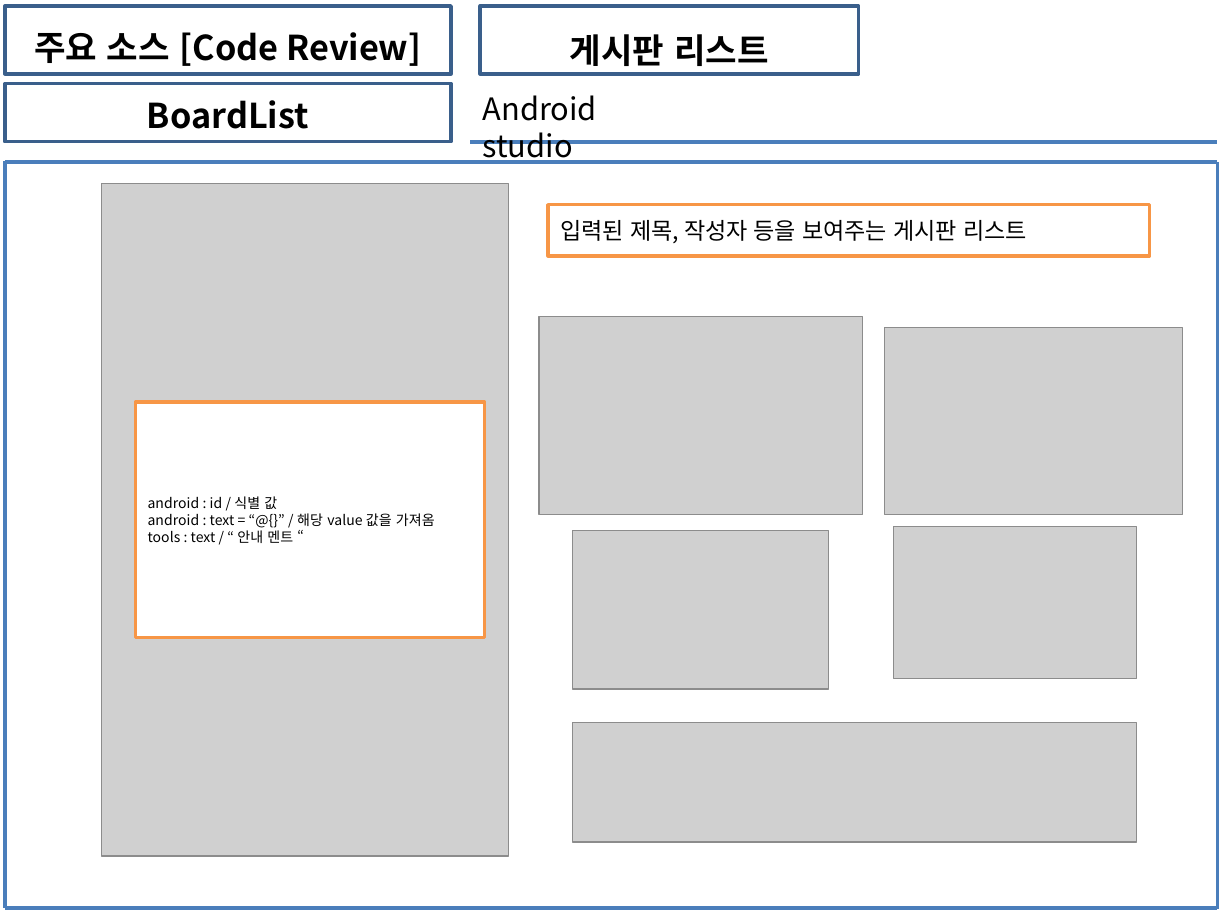
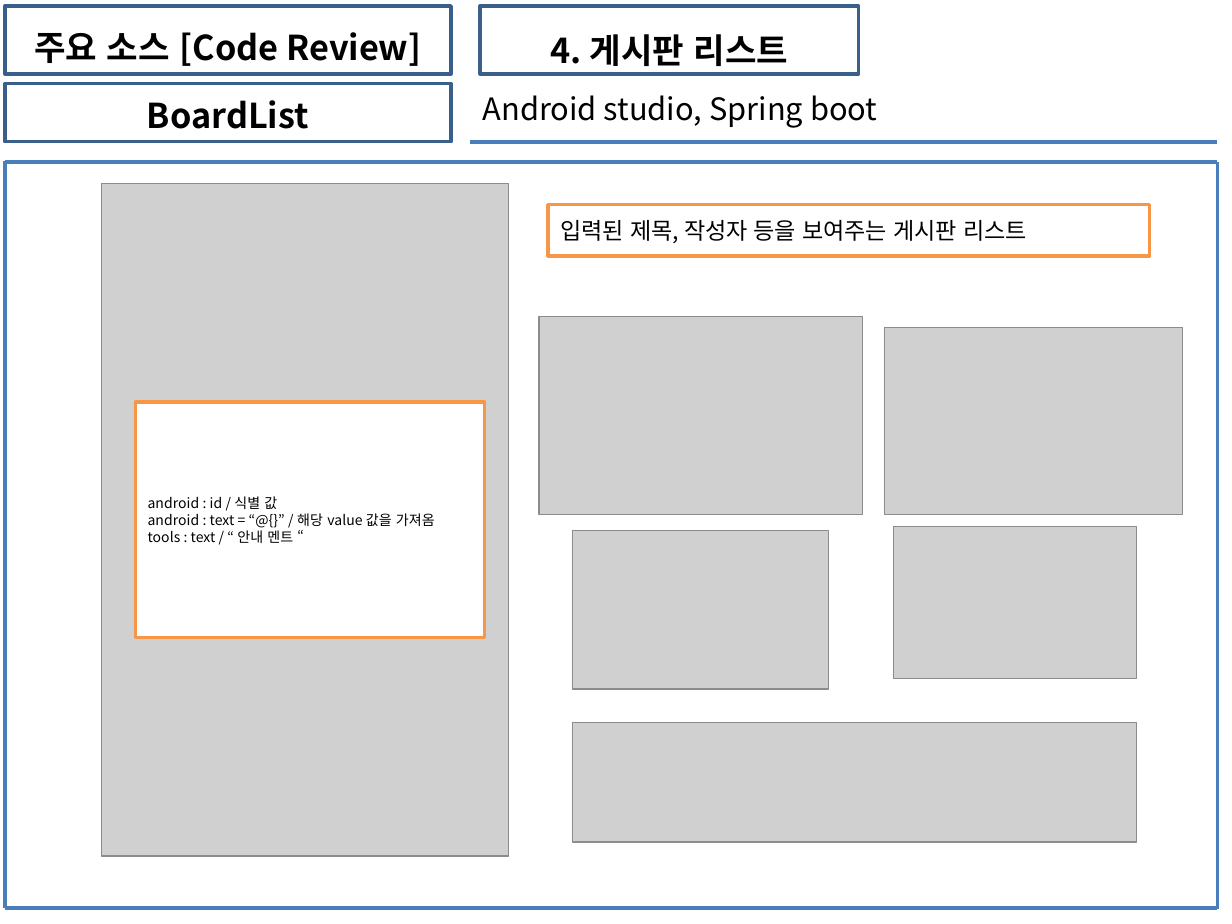
Before and after one commit to soh0256/5team, a slide deck: slide 5 of 개발 5팀 7차 미니 프로젝트 산출물 제출/3) KOSMO_77기_개발 5팀_Unit_Test_보고서.pptx (slide 3 before the commit). Drawn at 1232x924 pixels with LibreOffice and Linux fonts; fonts in the diff are those of the drawing; grey boxes stand for pictures. Boxes give left, top, right and bottom in pixels: in the first picture for what was removed or moved away, otherwise in the second. Text is boxed around its words. In the diff, an @@ line names an element or a change of style, - is before the commit and + after.

Commit message:
유닛테스트_제출본

```diff
--- a/개발 5팀 7차 미니 프로젝트 산출물 제출/3) KOSMO_77기_개발 5팀_Unit_Test_보고서.pptx
+++ b/개발 5팀 7차 미니 프로젝트 산출물 제출/3) KOSMO_77기_개발 5팀_Unit_Test_보고서.pptx
@@ text in rectangle at (x1=550, y1=34, x2=789, y2=73): text changed @@
-게시판 리스트
+4. 게시판 리스트
@@ text at (x1=483, y1=95, x2=877, y2=128): text changed @@
-Android studio
+Android studio, Spring boot
```
Also in this commit, not shown: 3 other slides changed, 10 slides added, 1 slide removed.
